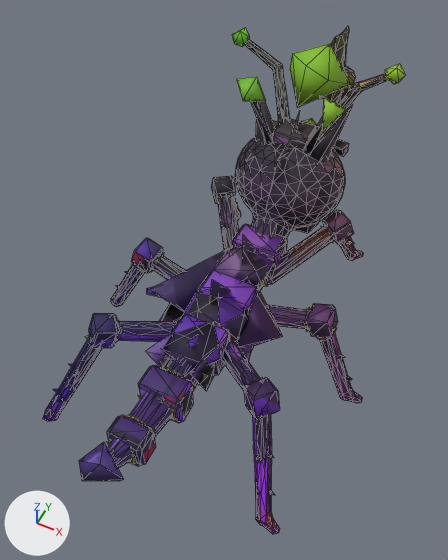
What one commit did to the glTF model art/kin/lodestick/lodestick.glb.
One viewpoint serves both versions: a camera (50 mm lens) standing at (0.416, -0.867, 1.336) and looking at (-0.021, 0.007, 0.243). The lights are fixed; the arrows at lower left show +X, +Y and +Z. The first picture is the older version. Mesh edges are drawn as thin lines. Vertices at exactly the same position are counted once.

The first picture shows 'Body'.
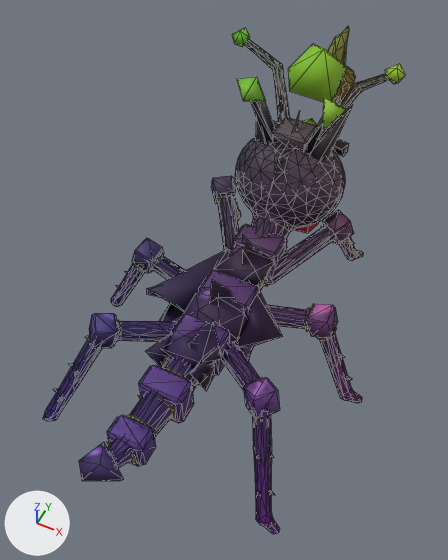
The change, as JSON lines over the scene's bpy script:
```json
{"block": "me_body", "where": "me_body.from_pydata(...)  # 2025 vertices, 3752 faces; spans x -0.364..0.363, y -0.553..0.759, z -0.008..0.63"}
{"block": "me_body", "where": "# used by ob_body; location = (0.0, 0.0, 0.0)"}
{"block": "me_body", "change": "me_body part 1: 48 vertices moved from x -0.261..0.227, y -0.287..0.518, z 0.143..0.581 to x -0.261..0.227, y -0.287..0.529, z 0.142..0.553; 100 vertices removed from x -0.257..0.219, y -0.462..0.527, z 0.134..0.596; 100 vertices added at x -0.244..0.218, y -0.462..0.536, z 0.134..0.616"}
{"block": "me_body", "change": "me_body part 2: 3379 kept faces spanning x -0.364..0.363, y -0.553..0.759, z -0.008..0.63 get new texture (UV) coordinates"}
```

Location of each change, [x1, y1, x2, y2] in pixels of the pictures (448 x 560 px; the box of a moved part takes in the faces that stretch with it):
```json
{"part": 1, "of": "me_body", "change": "moved or reshaped", "before": [89, 44, 354, 465], "after": [89, 44, 354, 465]}
{"part": 2, "of": "me_body", "change": "surface changed", "before": [42, 26, 388, 534], "after": [42, 26, 388, 534]}
```
